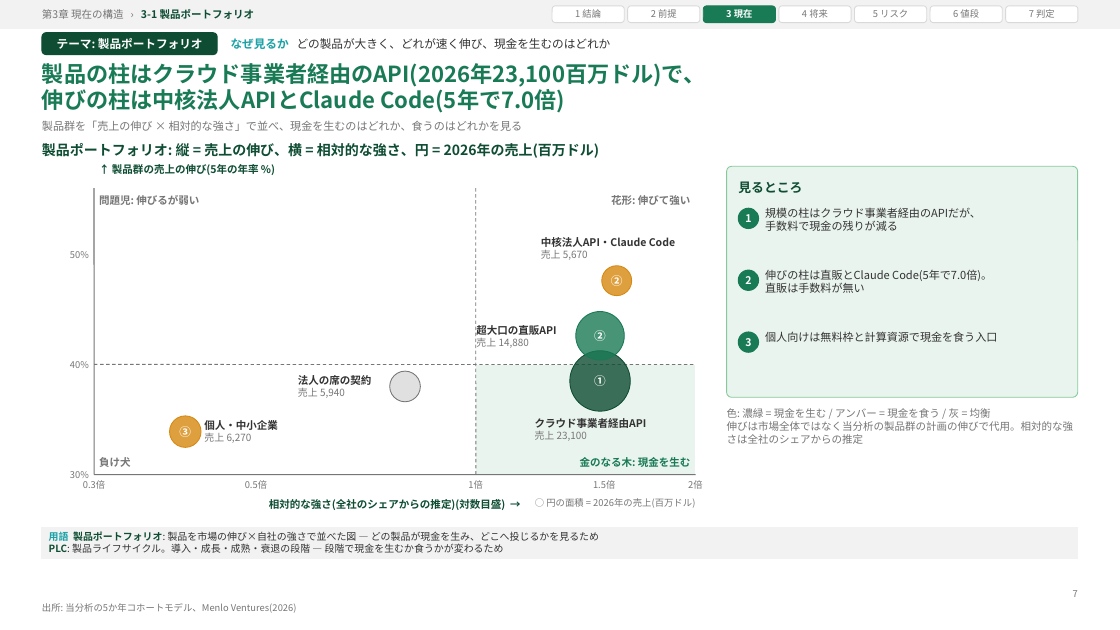
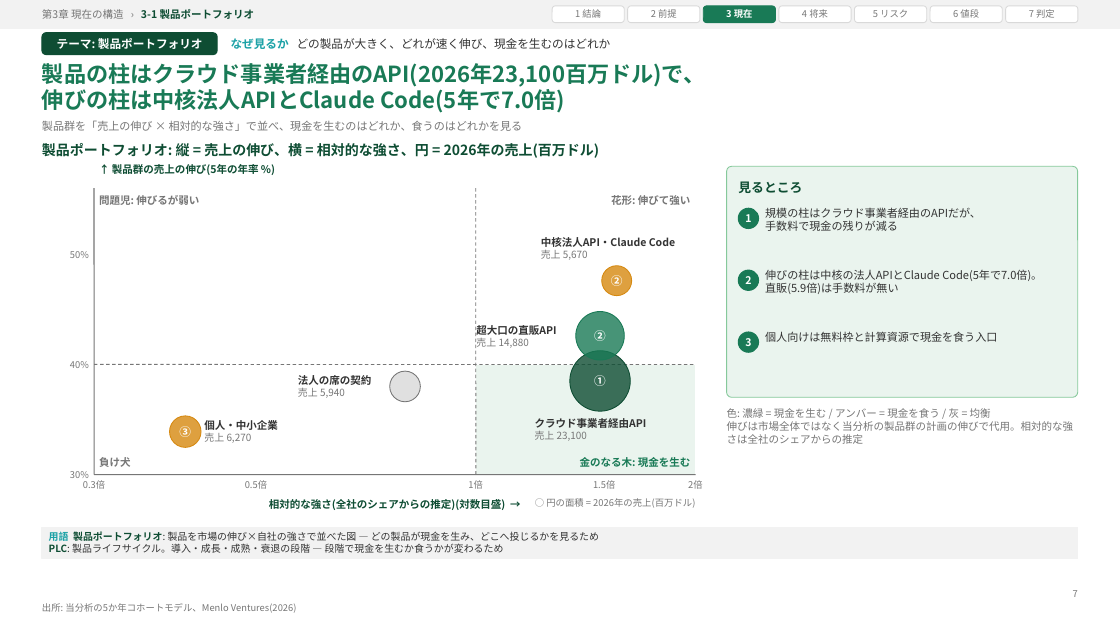
Before and after one commit to fzhmc9vmsh-creator/AI, a slide deck: slide 7 of work/ANT/deck/out/deck.pptx. Drawn at 1120x630 pixels with LibreOffice and Linux fonts; fonts in the diff are those of the drawing. Boxes give left, top, right and bottom in pixels: in the first picture for what was removed or moved away, otherwise in the second. Text is boxed around its words. In the diff, an @@ line names an element or a change of style, - is before the commit and + after.

```diff
--- a/work/ANT/deck/out/deck.pptx
+++ b/work/ANT/deck/out/deck.pptx
@@ text at (765,269,1042,294): text changed @@
-伸びの柱は直販とClaude Code(5年で7.0倍)。
-直販は手数料が無い
+伸びの柱は中核の法人APIとClaude Code(5年で7.0倍)。
+直販(5.9倍)は手数料が無い
```
Also in this commit, not shown: 9 other slides changed, 32 other files.
